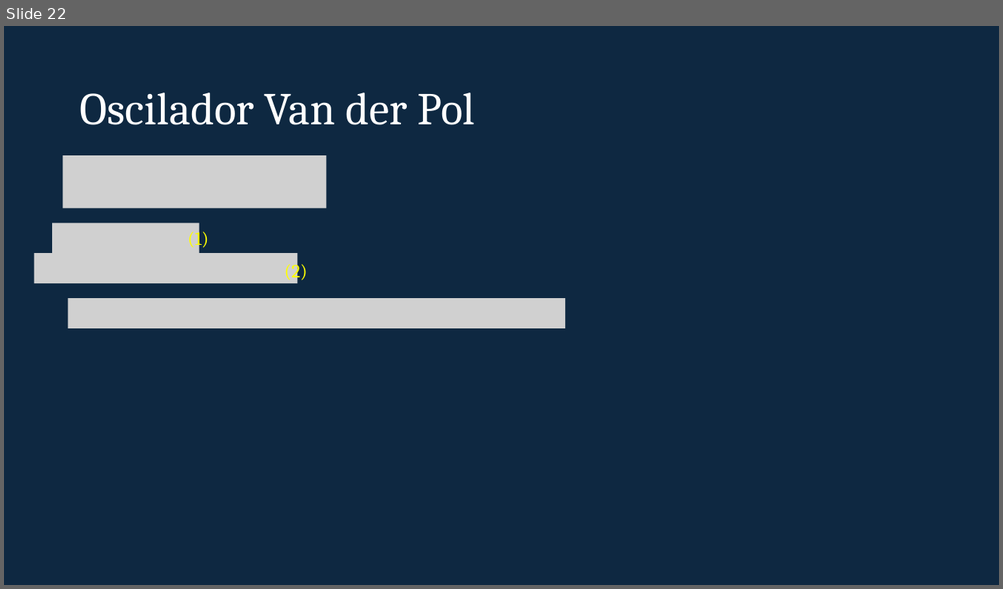
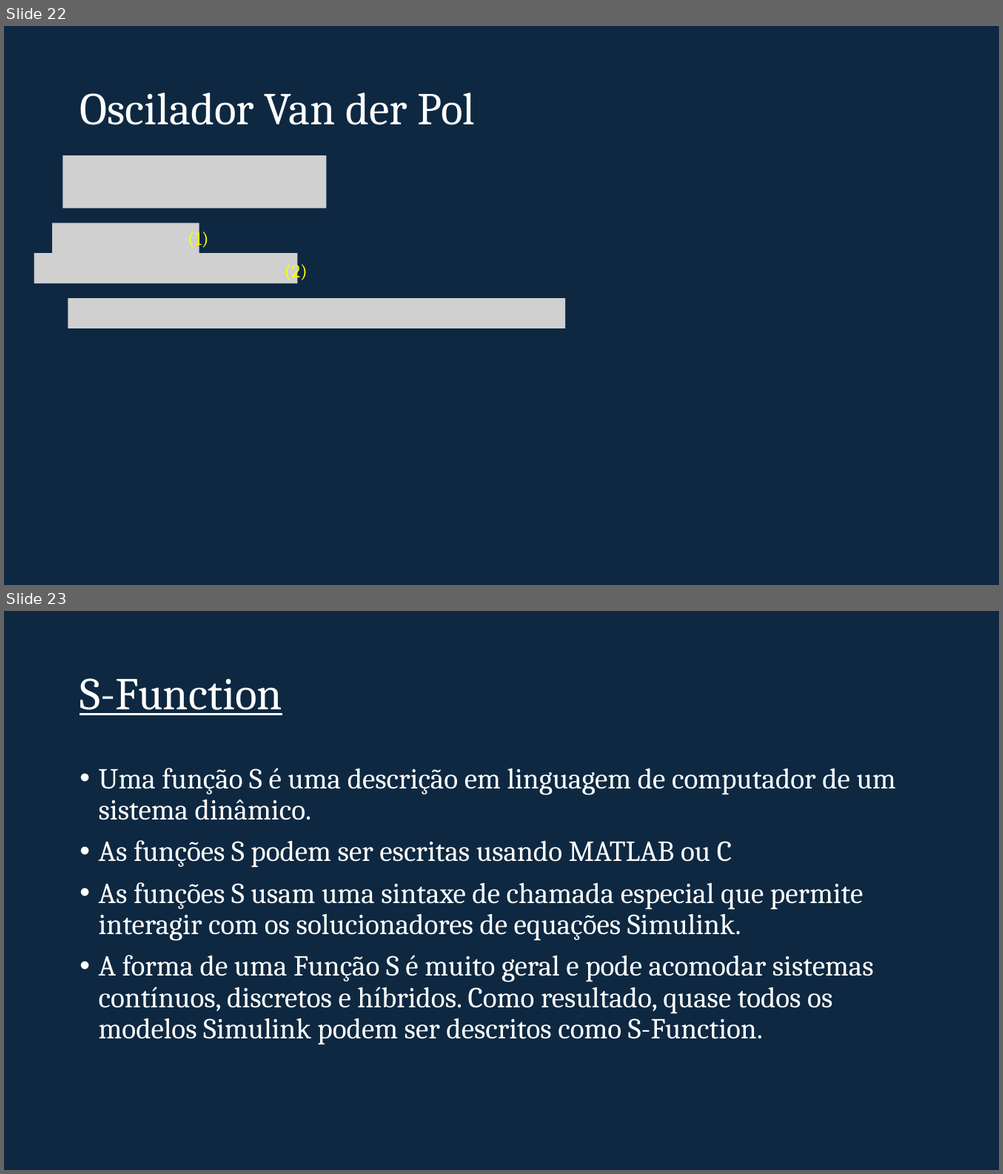
Before and after one commit to sergioacg/simulink-ep, a slide deck: Simulink.pptx. Shown one above the other, each under a label of ours: slide 22 before the commit, slides 22 and 23 after it. The pictures are 1003x589 and 1003x1174 pixels, drawn with LibreOffice and Linux fonts; fonts in the diff are those of the drawing; grey boxes stand for pictures; background and template pictures are left out. Boxes give left, top, right and bottom in pixels: in the first picture for what was removed or moved away, otherwise in the second. Text is boxed around its words. In the diff, an @@ line names an element or a change of style, - is before the commit and + after.

```diff
--- a/Simulink.pptx
+++ b/Simulink.pptx
@@ slide 23 added at bbox=[4, 611, 999, 1170], background #0E2841 @@
@@ title added at bbox=[79, 678, 282, 715], 44 pt, text #FFFFFF, underline @@
+S-Function
@@ text added at bbox=[99, 768, 896, 1045], 28 pt, text #FFFFFF @@
+• Uma função S é uma descrição em linguagem de computador de um sistema dinâmico.
+• As funções S podem ser escritas usando MATLAB ou C
+• As funções S usam uma sintaxe de chamada especial que permite interagir com os solucionadores de equações Simulink.
+• A forma de uma Função S é muito geral e pode acomodar sistemas contínuos, discretos e híbridos. Como resultado, quase todos os modelos Simulink podem ser descritos como S-Function.
```
Also in this commit, not shown: 5 other slides added, 23 other files.
